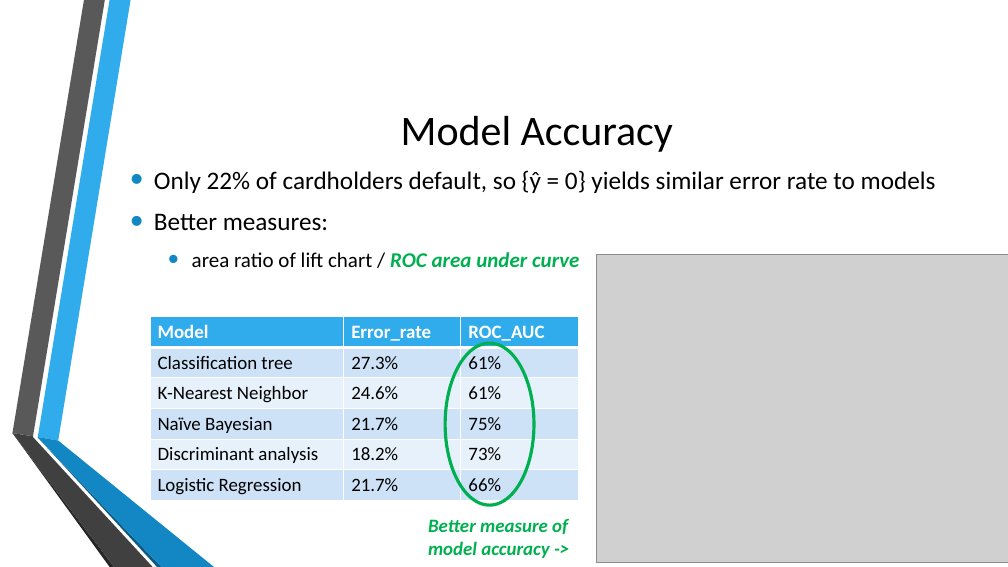
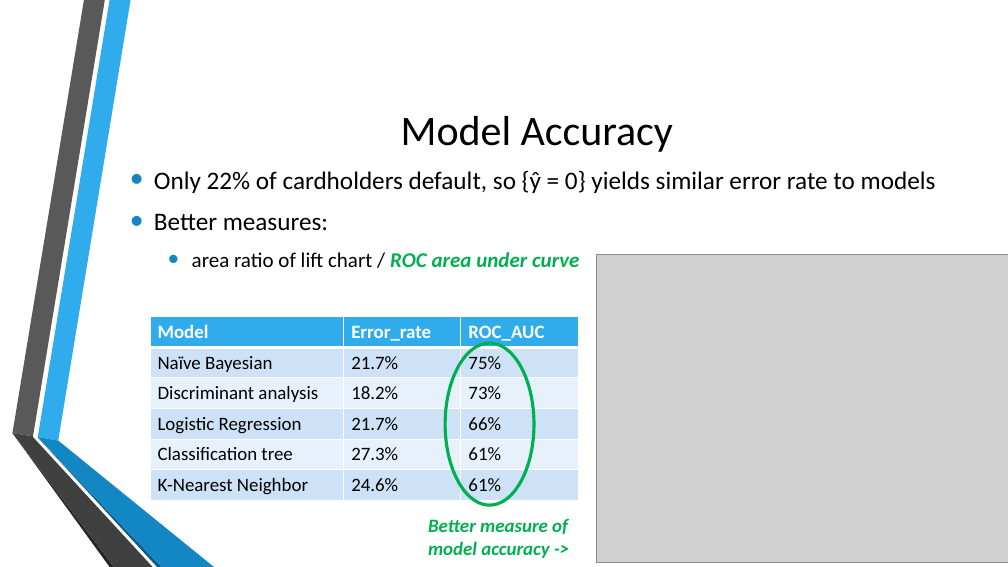
Before and after one commit to jb08/credit_card_default_ML, a slide deck: slide 4 of Predicting_Credit_Card_defaults.pptx (slide 5 before the commit). Drawn at 1008x567 pixels with LibreOffice and Linux fonts; fonts in the diff are those of the drawing; grey boxes stand for pictures; background and template pictures are left out. Boxes give left, top, right and bottom in pixels: in the first picture for what was removed or moved away, otherwise in the second. Text is boxed around its words. In the diff, an @@ line names an element or a change of style, - is before the commit and + after.

```diff
--- a/Predicting_Credit_Card_defaults.pptx
+++ b/Predicting_Credit_Card_defaults.pptx
@@ table at [150, 317, 578, 501] @@
-row 2: Classification tree | 27.3% | 61%
-row 3: K-Nearest Neighbor | 24.6% | 61%
+row 5: Classification tree | 27.3% | 61%
+row 6: K-Nearest Neighbor | 24.6% | 61%
```
Also in this commit, not shown: 7 other slides changed, 1 slide removed.
